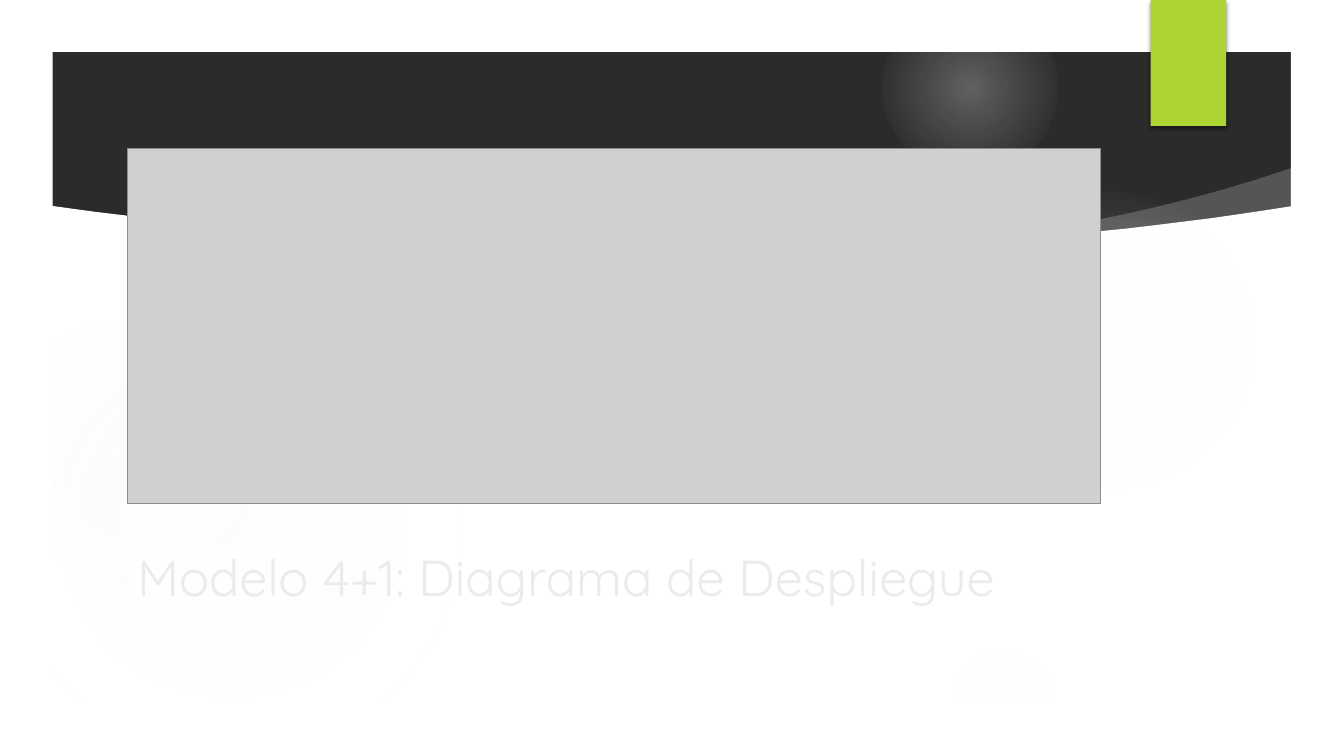
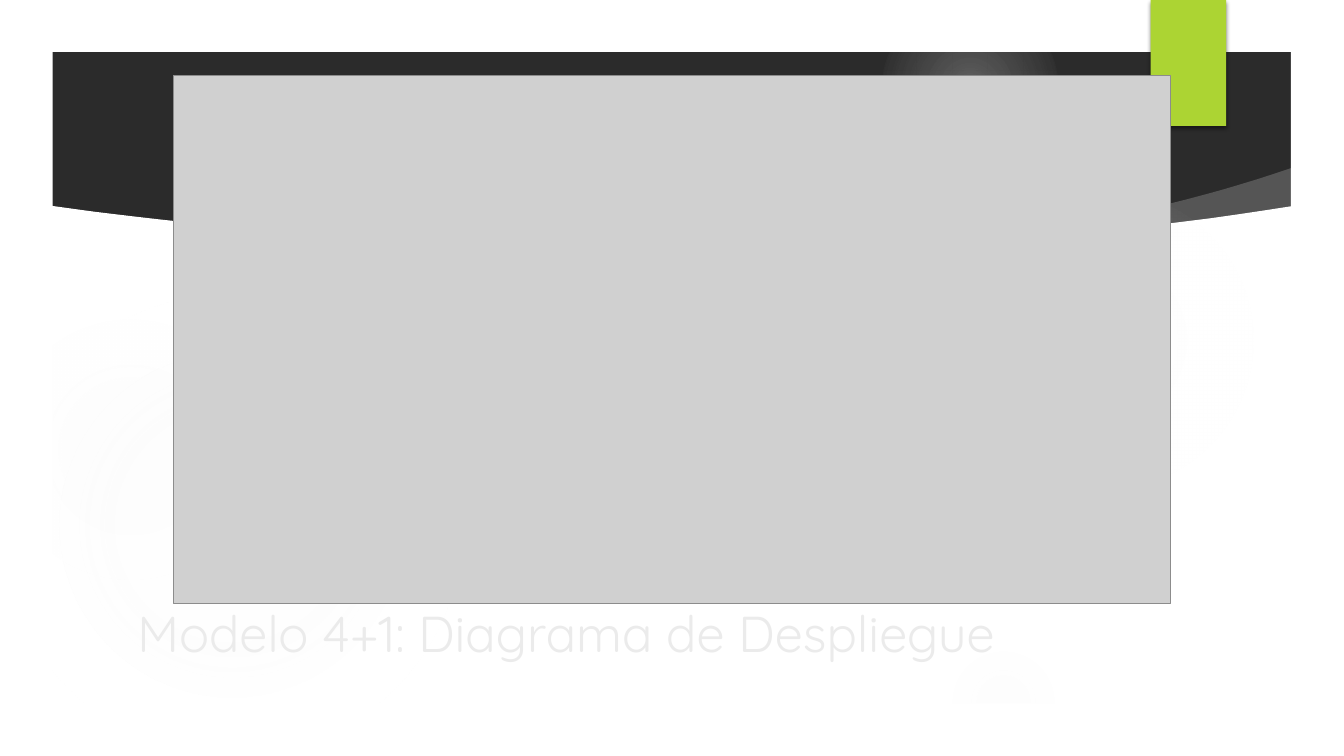
Before and after one commit to lVicel/ICF232_202010_Grupo11_AsYourWish, a slide deck: slide 11 of Presentacion - As You Wish.pptx. Drawn at 1344x756 pixels with LibreOffice and Linux fonts; fonts in the diff are those of the drawing; grey boxes stand for pictures; background and template pictures are left out; a plain dark background stands for a picture behind light text. Boxes give left, top, right and bottom in pixels: in the first picture for what was removed or moved away, otherwise in the second. Text is boxed around its words. In the diff, an @@ line names an element or a change of style, - is before the commit and + after.

```diff
--- a/Presentacion - As You Wish.pptx
+++ b/Presentacion - As You Wish.pptx
@@ picture: place and size @@
-picture at bbox=[127, 149, 1100, 504]
+picture at bbox=[173, 76, 1172, 604]
@@ title "Modelo 4+1: Diagrama de Despliegue" rewrapped from bbox=[127, 547, 1100, 612] to bbox=[137, 599, 994, 604] @@
```
Also in this commit, not shown: 9 other slides changed.
